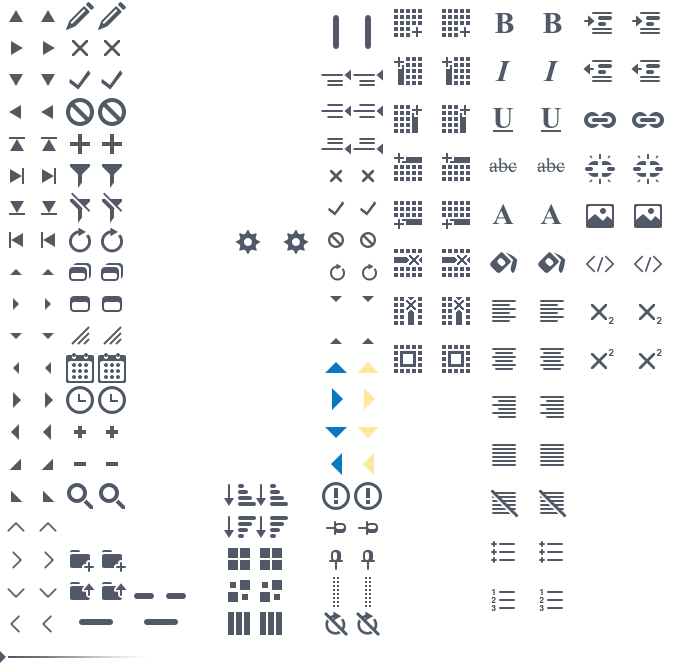
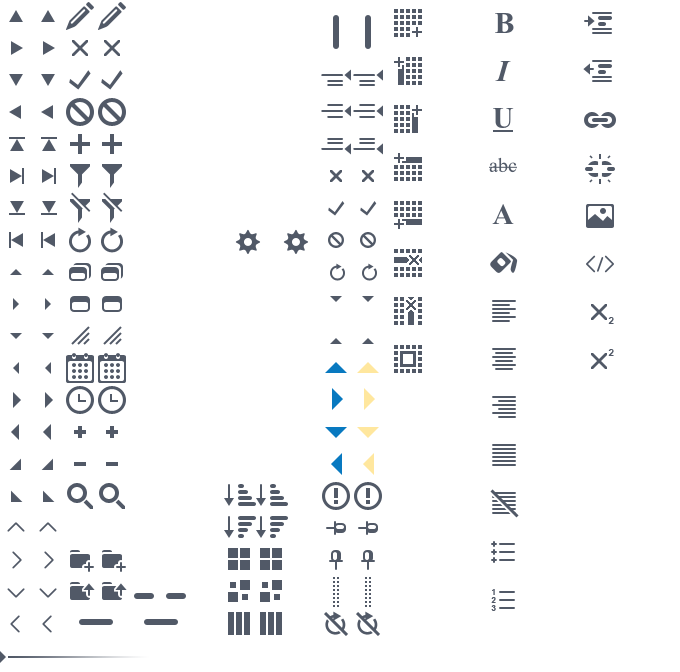
Comparing the layer stacks of the two 680 × 672 images. Changes:
added layer "bold copy 2" in group "Editor 1 copy" over [543, 13, 562, 33]
hid "bold copy" over [543, 13, 562, 33]
